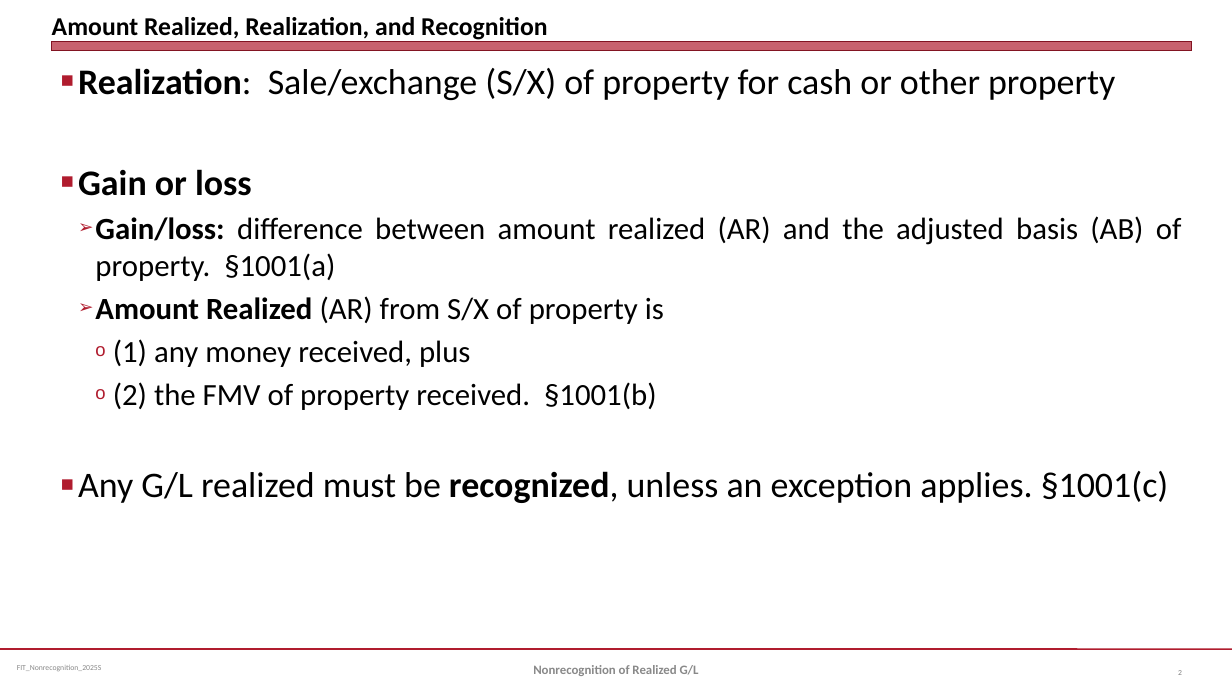
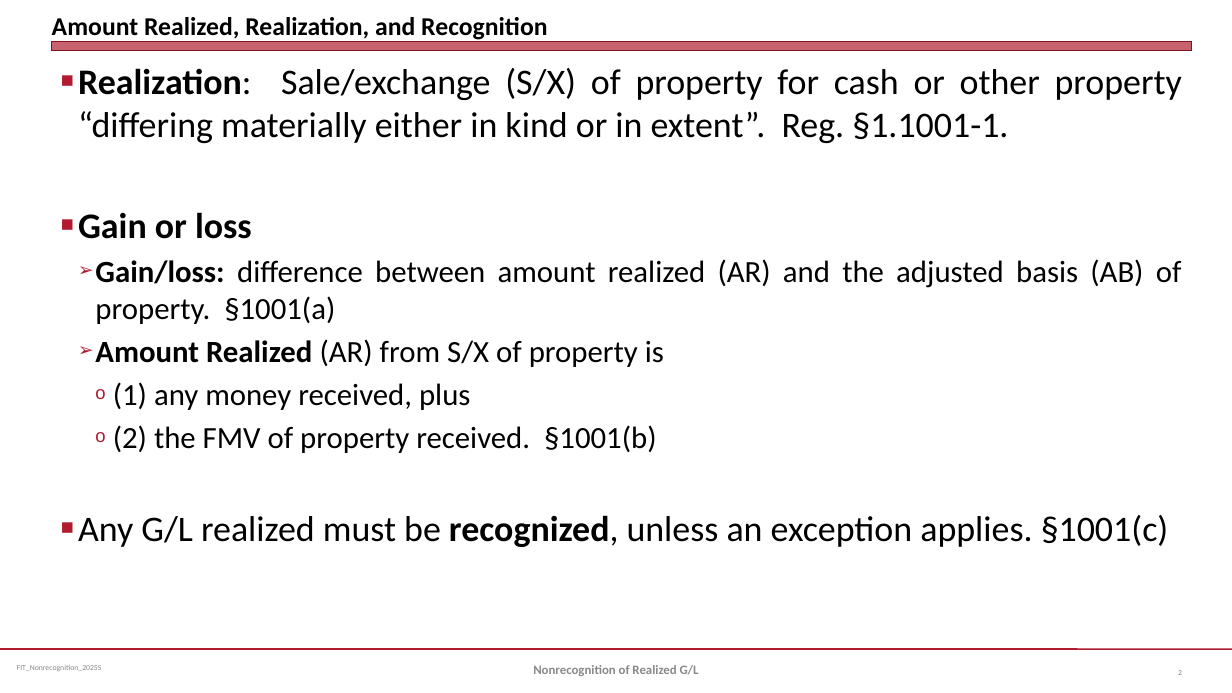
Before and after one commit to jmc877/Fed-Income-Tax, a slide deck: slide 2 of slides/FIT_NonrecognitionGL_2025S.pptx. Drawn at 1232x693 pixels with LibreOffice and Linux fonts; fonts in the diff are those of the drawing. Boxes give left, top, right and bottom in pixels: in the first picture for what was removed or moved away, otherwise in the second. Text is boxed around its words. In the diff, an @@ line names an element or a change of style, - is before the commit and + after.

```diff
--- a/slides/FIT_NonrecognitionGL_2025S.pptx
+++ b/slides/FIT_NonrecognitionGL_2025S.pptx
@@ text at [78,68,1182,143]: text changed @@
-■ Realization: Sale/exchange (S/X) of property for cash or other property
+■ Realization: Sale/exchange (S/X) of property for cash or other property “differing materially either in kind or in extent”. Reg. §1.1001-1.
```
Also in this commit, not shown: 4 other slides changed, 1 other file.
